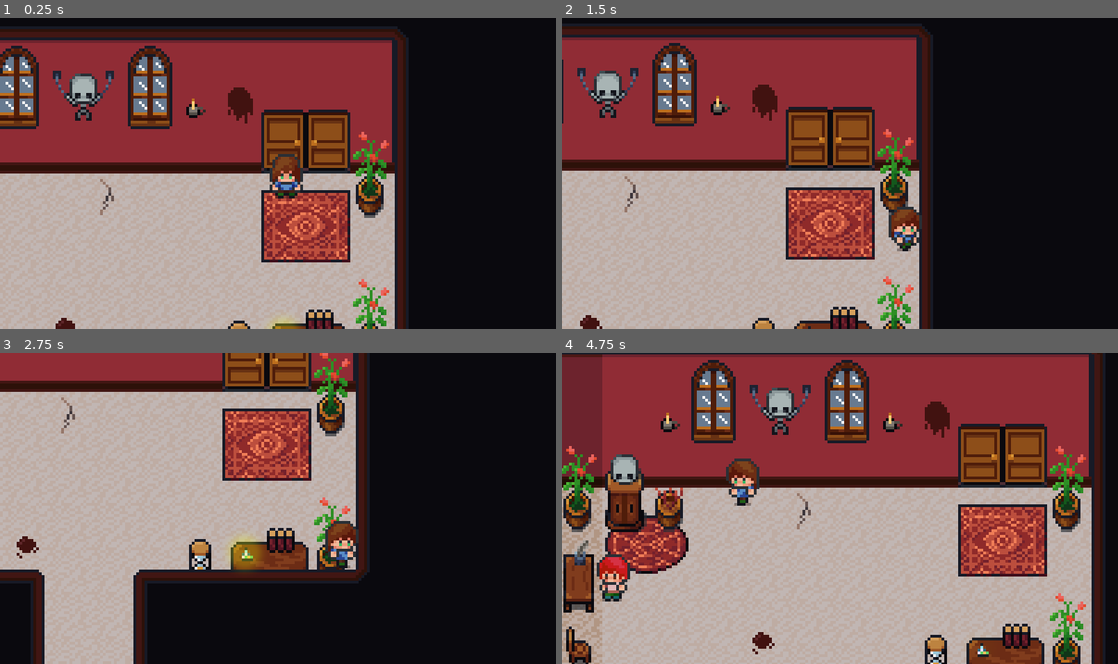
Above: before the commit, frames 1-4 (two rows, left to right).
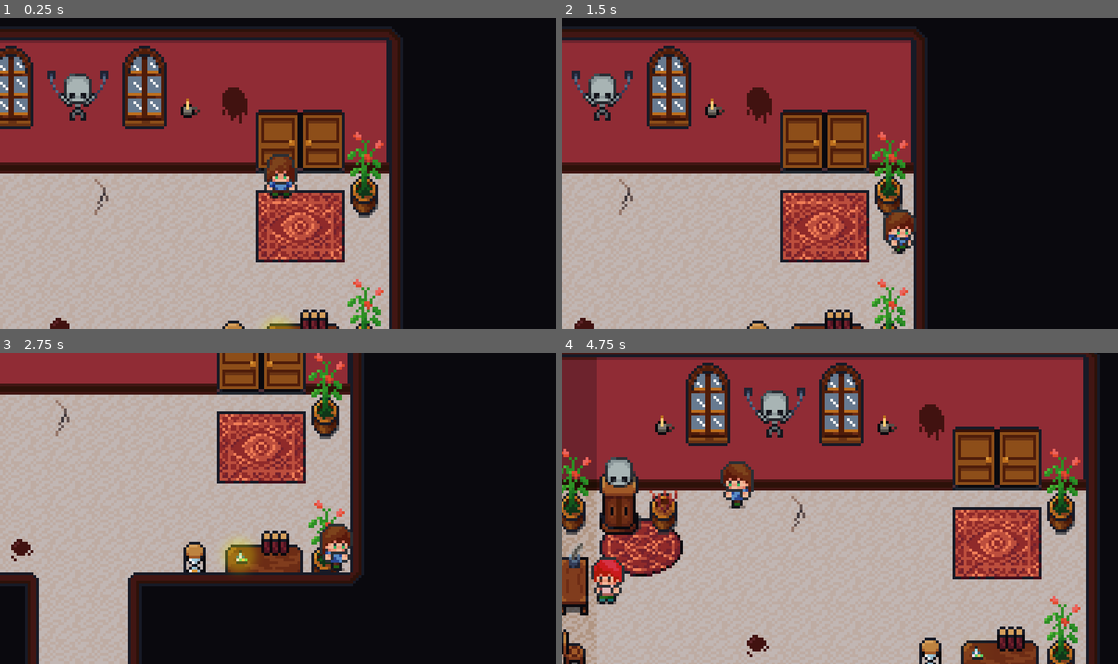
Above: after the commit, the same moments.

Repository: caden602/Project_Museum
Game: Godot game, scene res://scenes/levels/main.tscn
The game is run twice, just before and just after one commit, with the same random seed, the same clock (stepped at 60 frames per second) and the same inputs.
Inputs:
- Up to frame 1 (0.25 s): no input
- Up to frame 2 (1.5 s): hold D (move_right) 0.53-1.28 s; hold Space (space) 0.53-1.28 s; hold S (move_down) from 1.28 s (still down); tap Space (space) at 1.35 s
- Up to frame 3 (2.75 s): release S (move_down) at 2.03 s; hold D (move_right) from 2.03 s (still down); hold Space (space) from 2.03 s (still down)
- Up to frame 4 (4.75 s): release D (move_right) at 2.78 s; release Space (space) at 2.78 s; hold W (move_up) 2.78-3.53 s; tap Space (space) at 2.85, 4.35 s; hold Space (space) 3.53-4.28 s; hold A (move_left) from 3.53 s (still down)

The runs differ from the first frame. In frame 1, 13% of the frame differs, in the area x 0-73%, y 3-100%; in frame 2, 17%; in frame 3, 13%; in frame 4, 28%, in the area x 0-98%, y 0-100%.

Commit message:
peter is messin

Diff:
--- a/scenes/levels/main.tscn
+++ b/scenes/levels/main.tscn
@@ -3893,11 +3893,12 @@
 position = Vector2(-359, -71)
 
 [node name="Camera2D" type="Camera2D" parent="playerSprite"]
-position = Vector2(-3, 6)
+position = Vector2(-1, 5)
 scale = Vector2(0.254, 0.245)
 zoom = Vector2(2, 2)
 limit_left = -1500
 limit_top = -120
+limit_right = 1200
 position_smoothing_enabled = true
 drag_horizontal_enabled = true
 drag_vertical_enabled = true
